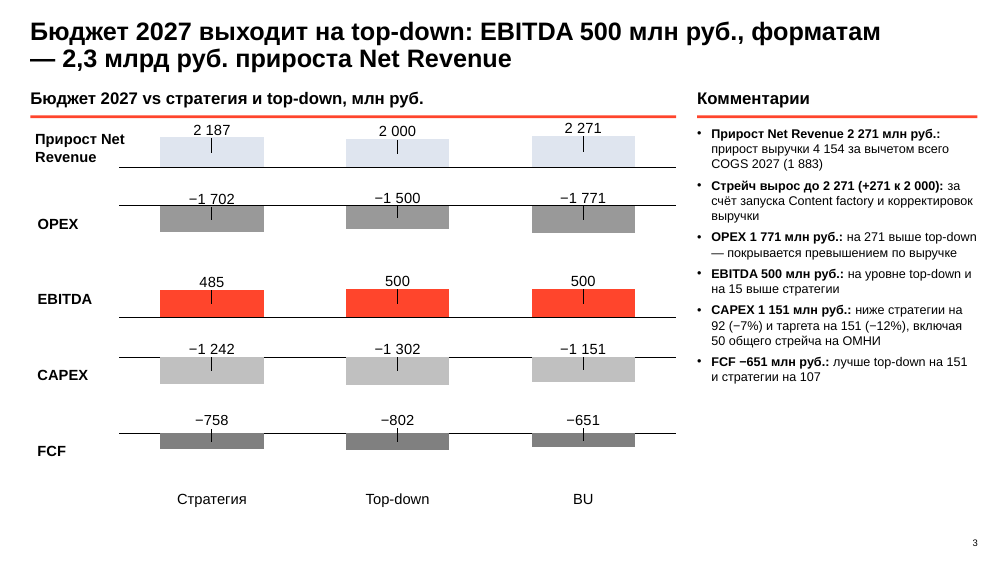
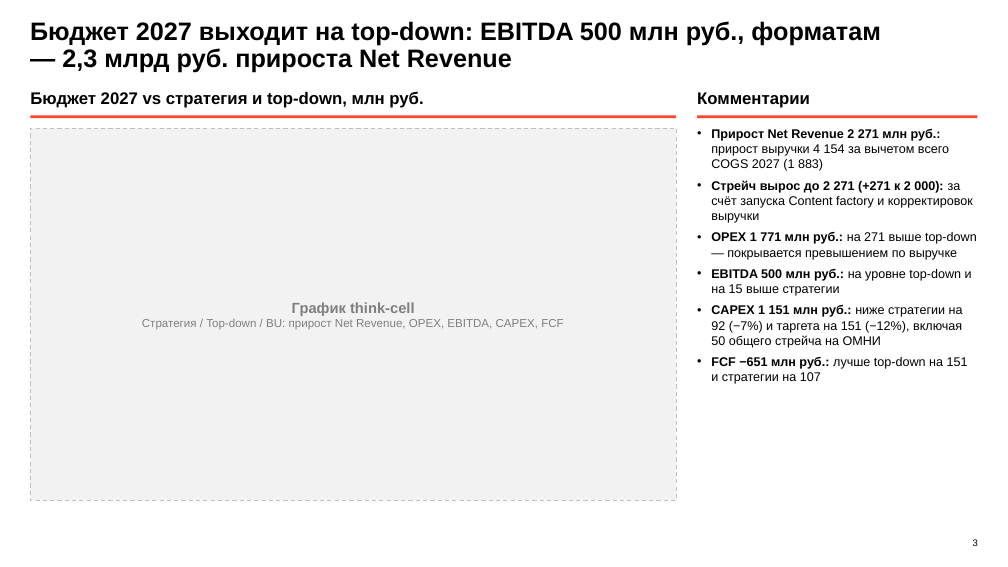
Before and after one commit to DenisMagnit/1, a slide deck: slide 3 of BU27_AdTech_final_deck_1016_v3.pptx. Drawn at 1008x567 pixels with LibreOffice and Linux fonts; fonts in the diff are those of the drawing; background and template pictures are left out. Boxes give left, top, right and bottom in pixels: in the first picture for what was removed or moved away, otherwise in the second. Text is boxed around its words. In the diff, an @@ line names an element or a change of style, - is before the commit and + after.

```diff
--- a/BU27_AdTech_final_deck_1016_v3.pptx
+++ b/BU27_AdTech_final_deck_1016_v3.pptx
@@ column stacked chart removed at [113, 110, 684, 185] @@
-categories: 1, 2, 3
-Series 1: 2187, 2000, 2271
@@ rectangle added at [30, 129, 676, 501], fill #F2F2F2, outline #BFBFBF 1 pt dashed, 11 pt, text #7F7F7F @@
+График think-cell
+Стратегия / Top-down / BU: прирост Net Revenue, OPEX, EBITDA, CAPEX, FCF
@@ text removed at [35, 134, 125, 162] @@
-Прирост Net Revenue
@@ column stacked chart removed at [113, 186, 684, 262] @@
-categories: 1, 2, 3
-Series 1: -1702, -1500, -1771
@@ text removed at [38, 218, 79, 229] @@
-OPEX
@@ column stacked chart removed at [113, 262, 684, 337] @@
-categories: 1, 2, 3
-Series 1: 485, 500, 500
@@ text removed at [38, 294, 93, 304] @@
-EBITDA
@@ column stacked chart removed at [113, 337, 684, 413] @@
-categories: 1, 2, 3
-Series 1: -1242, -1302, -1151
@@ text removed at [37, 369, 88, 380] @@
-CAPEX
@@ column stacked chart removed at [113, 413, 684, 488] @@
-categories: 1, 2, 3
-Series 1: -758, -802, -651
@@ text removed at [37, 445, 66, 456] @@
-FCF
@@ text removed at [177, 493, 247, 507] @@
-Стратегия
@@ text removed at [366, 493, 430, 507] @@
-Top-down
@@ text removed at [573, 494, 593, 504] @@
-BU
```
